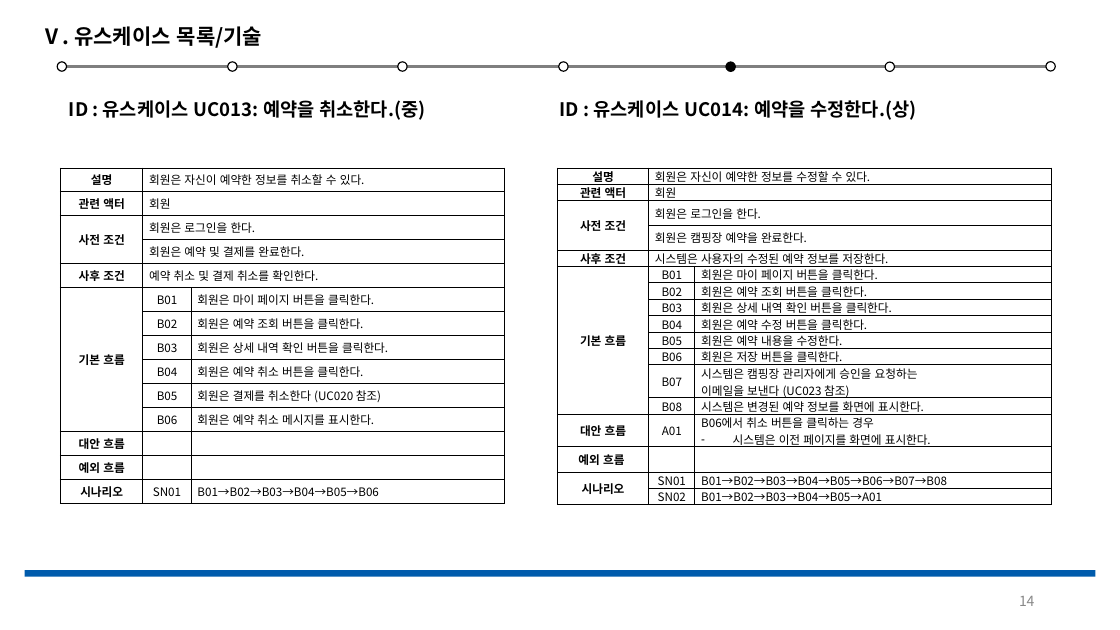
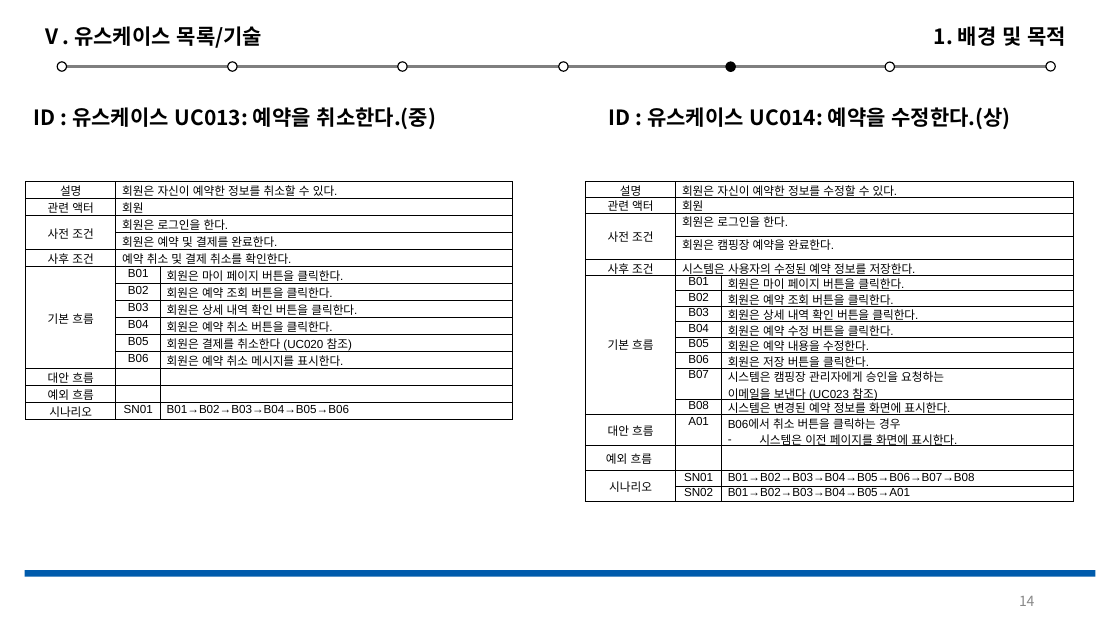
Before and after one commit to Jeeseob/SoftwareEngineering, a slide deck: slide 14 of 소공.pptx. Drawn at 1120x630 pixels with LibreOffice and Linux fonts; fonts in the diff are those of the drawing. Boxes give left, top, right and bottom in pixels: in the first picture for what was removed or moved away, otherwise in the second. Text is boxed around its words. In the diff, an @@ line names an element or a change of style, - is before the commit and + after.

```diff
--- a/소공.pptx
+++ b/소공.pptx
@@ text added at <box>934,26,1067,46</box>, 18 pt, text #000000, bold @@
+1. 배경 및 목적
@@ text "ID : 유스케이스 UC013: 예약을 ...": place and size @@
-text "ID : 유스케이스 UC013: 예약을 ..." at <box>69,100,426,120</box>
+text "ID : 유스케이스 UC013: 예약을 ..." at <box>34,107,436,129</box>
@@ text "ID : 유스케이스 UC013: 예약을 ..." at <box>34,107,436,129</box>: size 16 to 18 pt @@
@@ text "ID : 유스케이스 UC014: 예약을 ..." at <box>609,107,1011,129</box>: size 16 to 18 pt @@
@@ text "ID : 유스케이스 UC014: 예약을 ...": place and size @@
-text "ID : 유스케이스 UC014: 예약을 ..." at <box>560,100,917,120</box>
+text "ID : 유스케이스 UC014: 예약을 ..." at <box>609,107,1011,129</box>
@@ table at <box>25,182,513,458</box> @@
@@ font Noto Sans CJK KR to Arial @@
@@ bold off in "설명", "관련 액터", "사전 조건", "사후 조건" and 4 more places @@
@@ table: place and size @@
-table at <box>60,168,505,501</box>
+table at <box>25,182,513,458</box>
@@ table at <box>586,182,1075,500</box> @@
@@ font Noto Sans CJK KR to Arial @@
@@ bold off in "설명", "관련 액터", "사전 조건", "사후 조건" and 4 more places @@
@@ table: place and size @@
-table at <box>558,168,1052,509</box>
+table at <box>586,182,1075,500</box>
```
Also in this commit, not shown: 19 other slides changed, 2 slides added, 1 slide removed, 1 other file.
